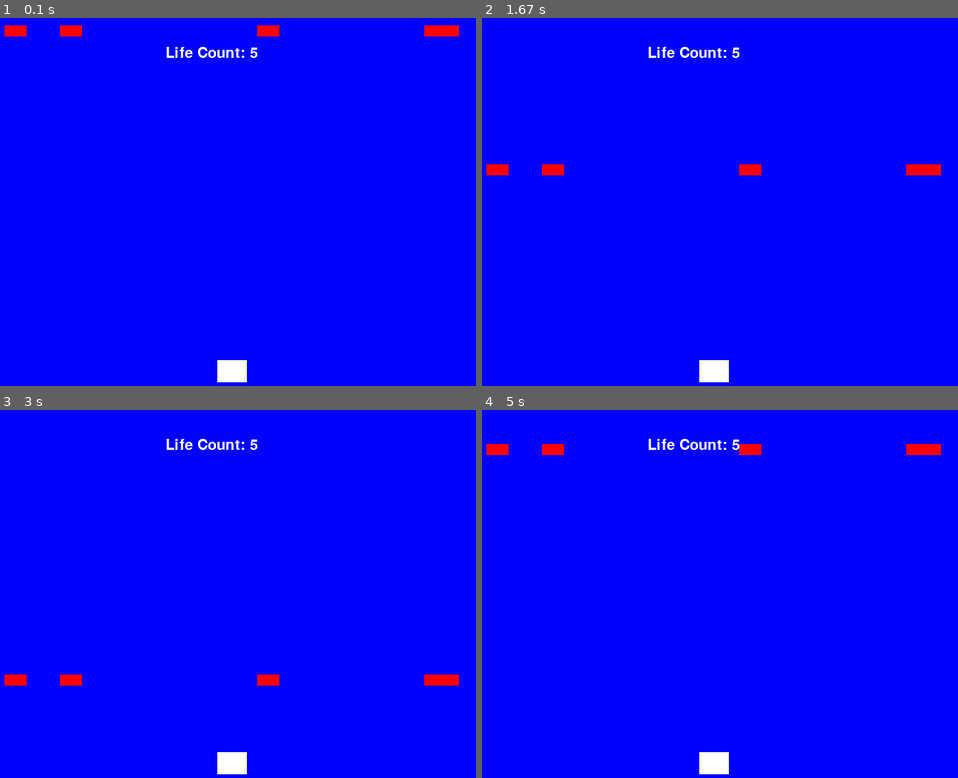
Above: before the commit, frames 1-4 (two rows, left to right).
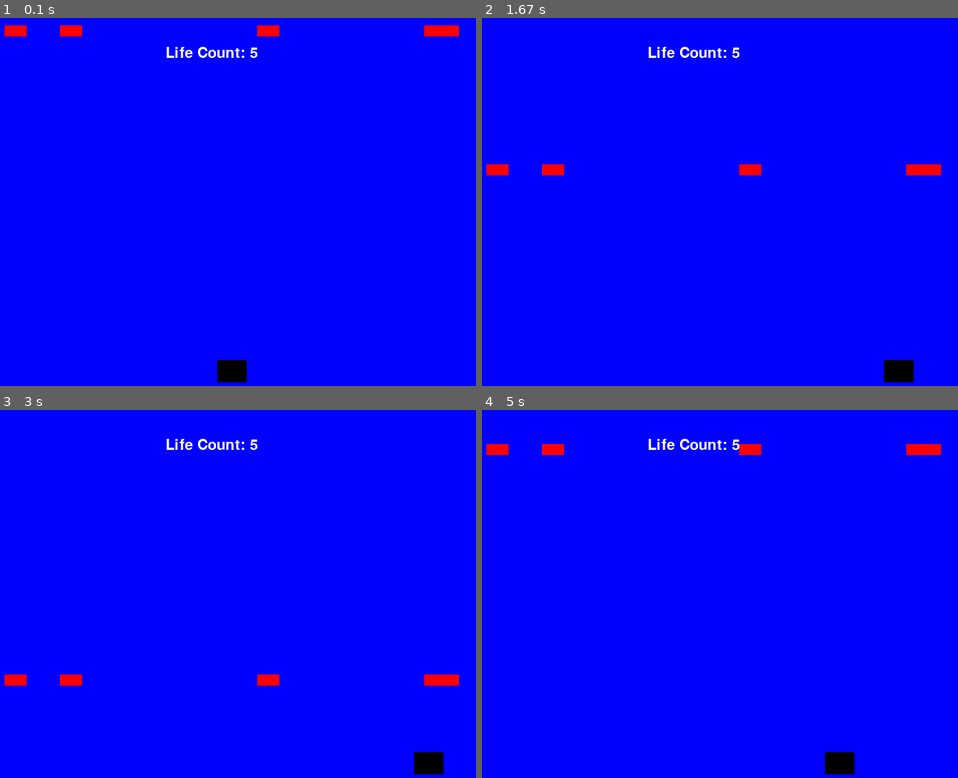
Above: after the commit, the same moments.

Repository: WillO1987/WillO-tasks
Game: pygame game, started from pygame/spaceinvadors.py
Two runs of this game, one before a commit and one after it. Both use one fixed random seed, a clock stepped at 60 frames per second and the inputs below.
Inputs:
- Up to frame 1 (0.1 s): no input
- Up to frame 2 (1.67 s): hold Right 0.33-0.8 s; hold Right 0.83-1.3 s; hold Left from 1.33 s (still down)
- Up to frame 3 (3 s): release Left at 1.87 s; hold Left 1.9-2.3 s; hold Right 2.33-2.97 s
- Up to frame 4 (5 s): hold Left 3-3.47 s; hold Right 3.5-3.97 s; hold Right 4-4.47 s; hold Left from 4.5 s (still down)

The runs differ from the first frame. In frame 1, 0.4% of the frame differs, in the area x 45-52%, y 92-99%; in frame 2, 0.7%, in the area x 45-91%, y 92-99%; in frame 3, 0.7%; in frame 4, 0.7%.

Commit message:
movementttt

Diff:
--- a/pygame/spaceinvadors.py
+++ b/pygame/spaceinvadors.py
@@ -34,28 +34,31 @@
 clock = pygame.time.Clock()
 #classes go here
 class spaceship(pygame.sprite.Sprite):
-    def __init__(self, s_width, s_length, intial_X ):
+    def __init__(self, s_width, s_length, initial_x):
         super().__init__()
         self.x_val2 = x_val2
         self.width = s_width
         self.height = s_length
-        self.speed = random.randrange(1,3)
         self.image = pygame.Surface([self.width, self.height])
-        self.image.fill(WHITE),
+        self.image.fill(BLACK),
         self.rect = self.image.get_rect()
-        self.rect.x = intial_X
+        self.rect.x = initial_x
         self.rect.y = 465
-        self.horizontalspeed = 3
+
+
     def update(self):
         keys = pygame.key.get_pressed()
         if keys[pygame.K_LEFT]:
-            self.x_val2 -= 5
+            self.rect.x -= 4
         if keys[pygame.K_RIGHT]:
-            self.x_val2 += 5
+            self.rect.x += 4
+
         if self.rect.left < 0:
             self.rect.left = 0
         if self.rect.right > 800:
             self.rect.right = 800
+
+
 
 class Invador(pygame.sprite.Sprite):
     def __init__(self, I_width, I_height ):
